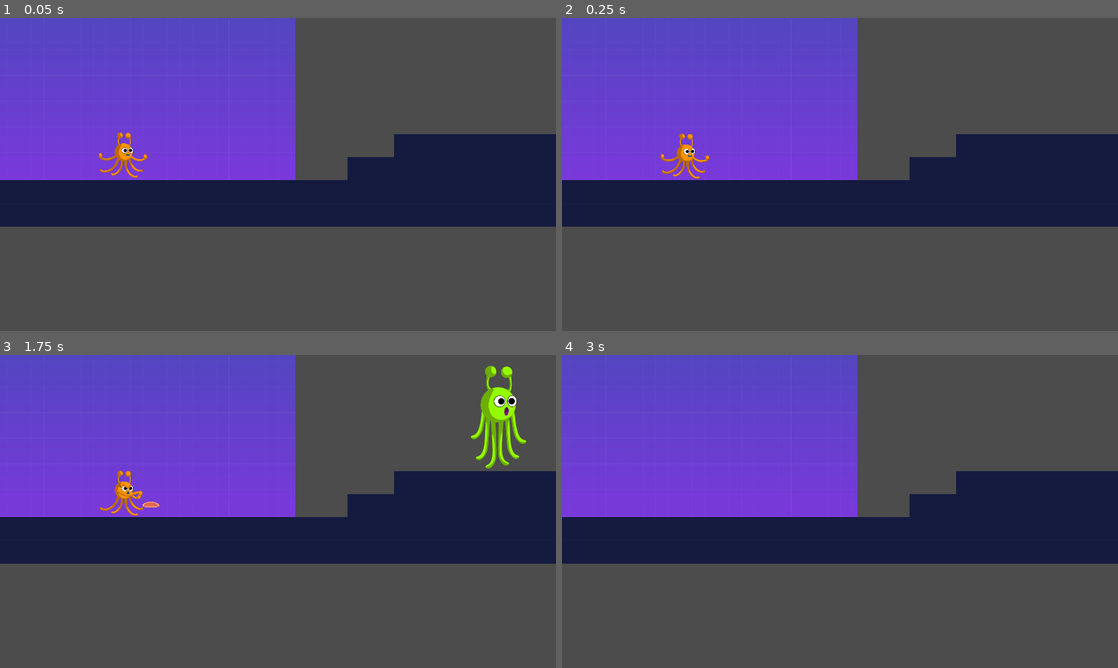
Above: before the commit, frames 1-4 (two rows, left to right).
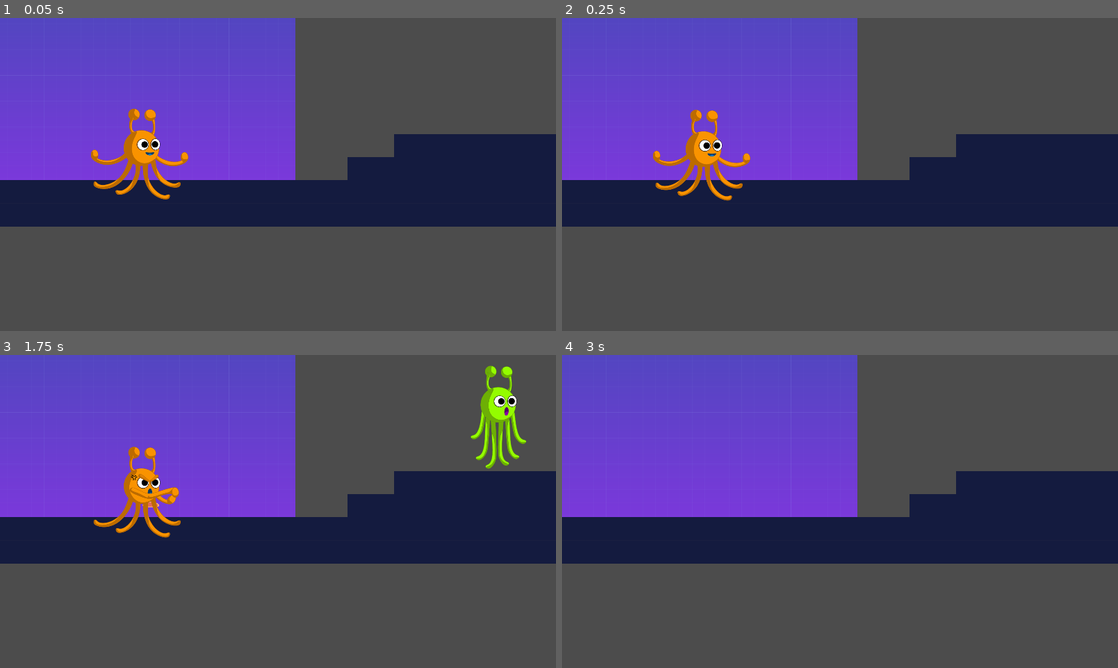
Above: after the commit, the same moments.

Repository: kigari94/IAS
Game: Godot game, scene res://src/Levels/Level01.tscn
Same seed, same stepped clock (60 frames per second), same inputs: the game is played once before the commit and once after it. This scene is started directly instead of the project's main scene.
Inputs:
- Up to frame 1 (0.05 s): no input
- Up to frame 2 (0.25 s): no input
- Up to frame 3 (1.75 s): hold Space (attack) 0.53-1.28 s; hold D (move_right) from 0.53 s (still down); tap W (jump) at 0.77, 1.52 s; tap Keypad Enter (attack_p2) at 1.35 s
- Up to frame 4 (3 s): release D (move_right) at 2.03 s; hold A (move_left) 2.03-2.78 s; hold Left (move_left_p2) 2.03-2.78 s; tap Enter at 2.75 s; hold D (move_right) from 2.78 s (still down); tap Right (move_right_p2) at 2.85 s

The runs differ from the first frame. In frame 1, 1.6% of the frame differs, in the area x 16-34%, y 28-58%; in frame 2, 1.6%, in the area x 16-34%, y 29-59%; in frame 3, 1.5%; in frame 4, nothing differs.

Commit message:
Update Player2.tscn

Diff:
--- a/src/Actors/Player2.tscn
+++ b/src/Actors/Player2.tscn
@@ -155,8 +155,7 @@
 anims/Run_Animation = SubResource( 8 )
 
 [node name="Player2Animation" type="Sprite" parent="."]
-position = Vector2( -1, -85 )
-scale = Vector2( 0.5, 0.5 )
+position = Vector2( 60, -91 )
 texture = ExtResource( 3 )
 hframes = 5
 vframes = 5
